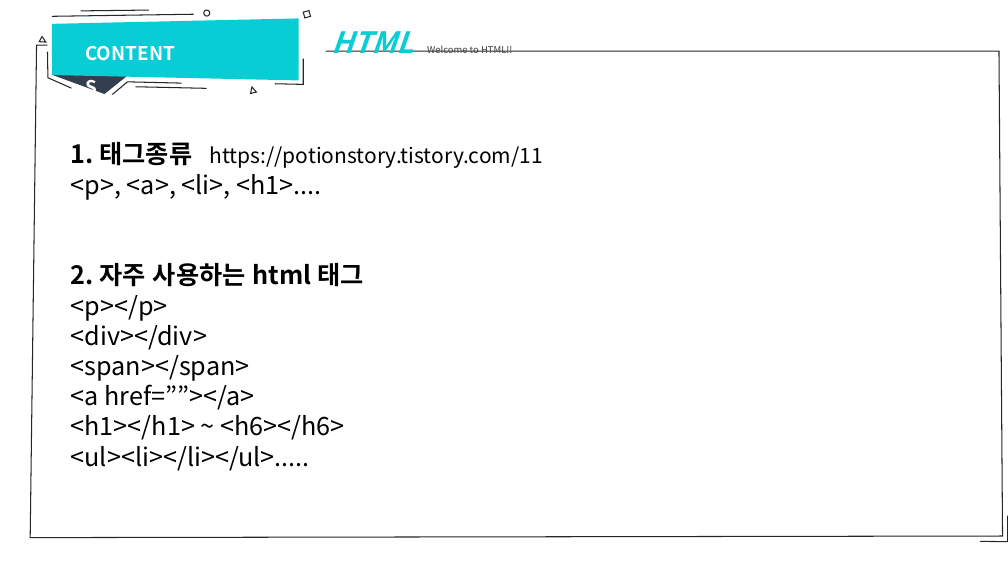
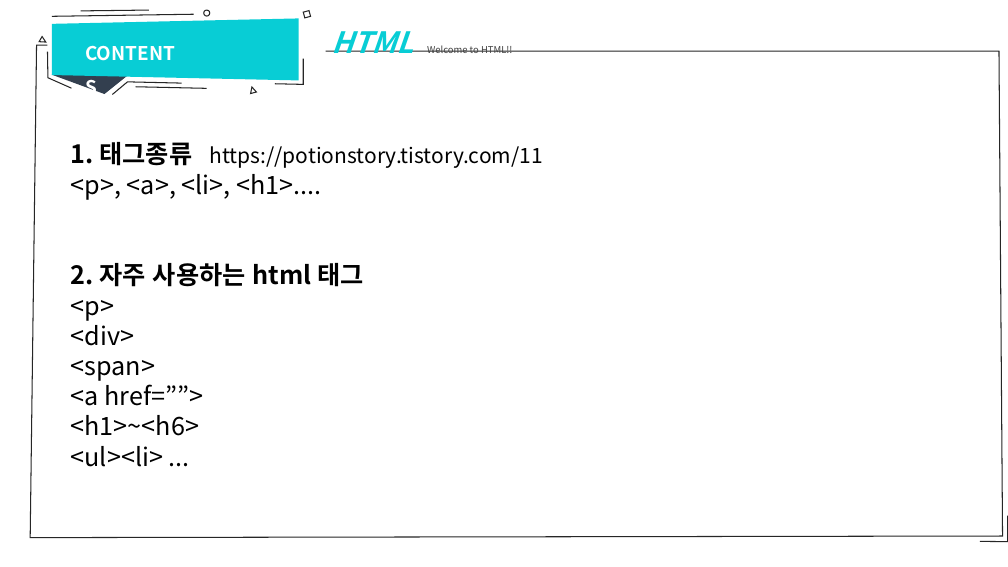
Before and after one commit to sumn-2020/lecture, a slide deck: slide 11 of 강의자료.pptx. Drawn at 1008x567 pixels with LibreOffice and Linux fonts; fonts in the diff are those of the drawing. Boxes give left, top, right and bottom in pixels: in the first picture for what was removed or moved away, otherwise in the second. Text is boxed around its words. In the diff, an @@ line names an element or a change of style, - is before the commit and + after.

```diff
--- a/강의자료.pptx
+++ b/강의자료.pptx
@@ text at [71,300,204,467]: text changed @@
-<p></p>
-<div></div>
-<span></span>
-<a href=””></a>
-<h1></h1> ~ <h6></h6>
-<ul><li></li></ul>.....
+<p>
+<div>
+<span>
+<a href=””>
+<h1>~<h6>
+<ul><li> ...
```
Also in this commit, not shown: 38 other slides changed, 11 slides added, 5 slides removed, 6 other files.
